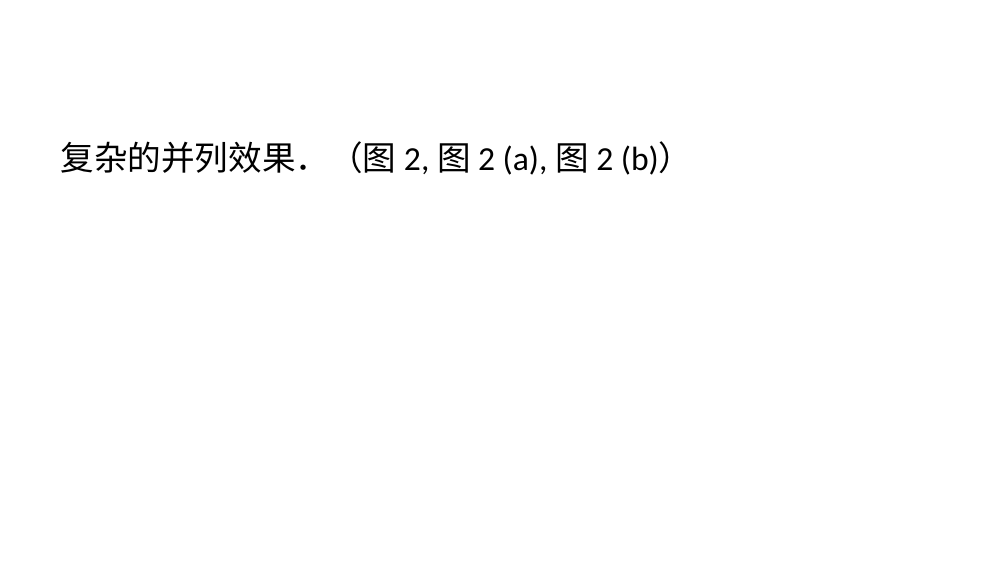
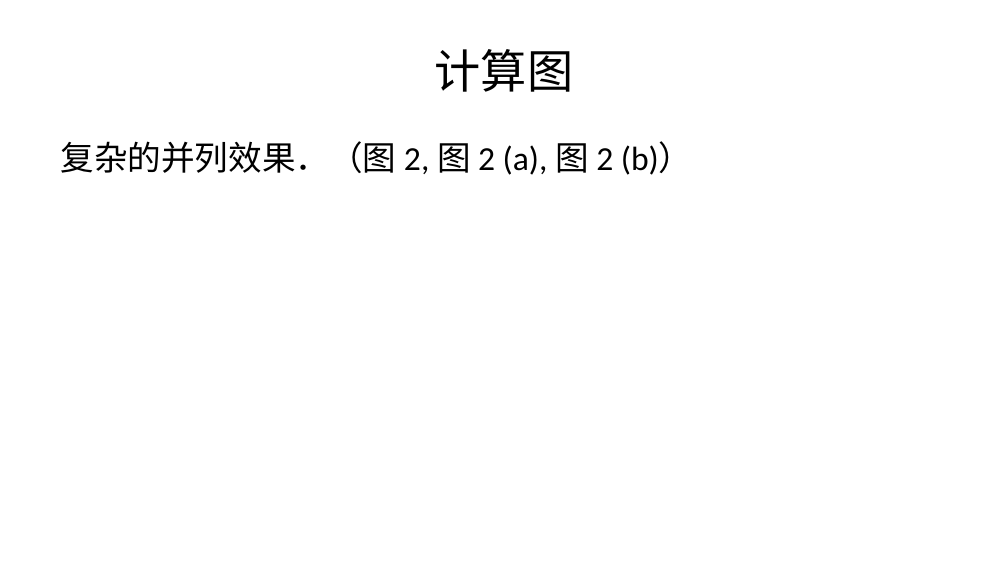
Before and after one commit to sun123zxy/sunquartex, a slide deck: slide 13 of examples/cnpre.pptx (slide 20 before the commit). Drawn at 1008x567 pixels with LibreOffice and Linux fonts; fonts in the diff are those of the drawing. Boxes give left, top, right and bottom in pixels: in the first picture for what was removed or moved away, otherwise in the second. Text is boxed around its words. In the diff, an @@ line names an element or a change of style, - is before the commit and + after.

```diff
--- a/examples/cnpre.pptx
+++ b/examples/cnpre.pptx
@@ title added at <box>435,49,574,92</box>, 33 pt, text #000000 @@
+计算图
```
Also in this commit, not shown: 8 other slides changed, 8 slides removed, 27 other files.
